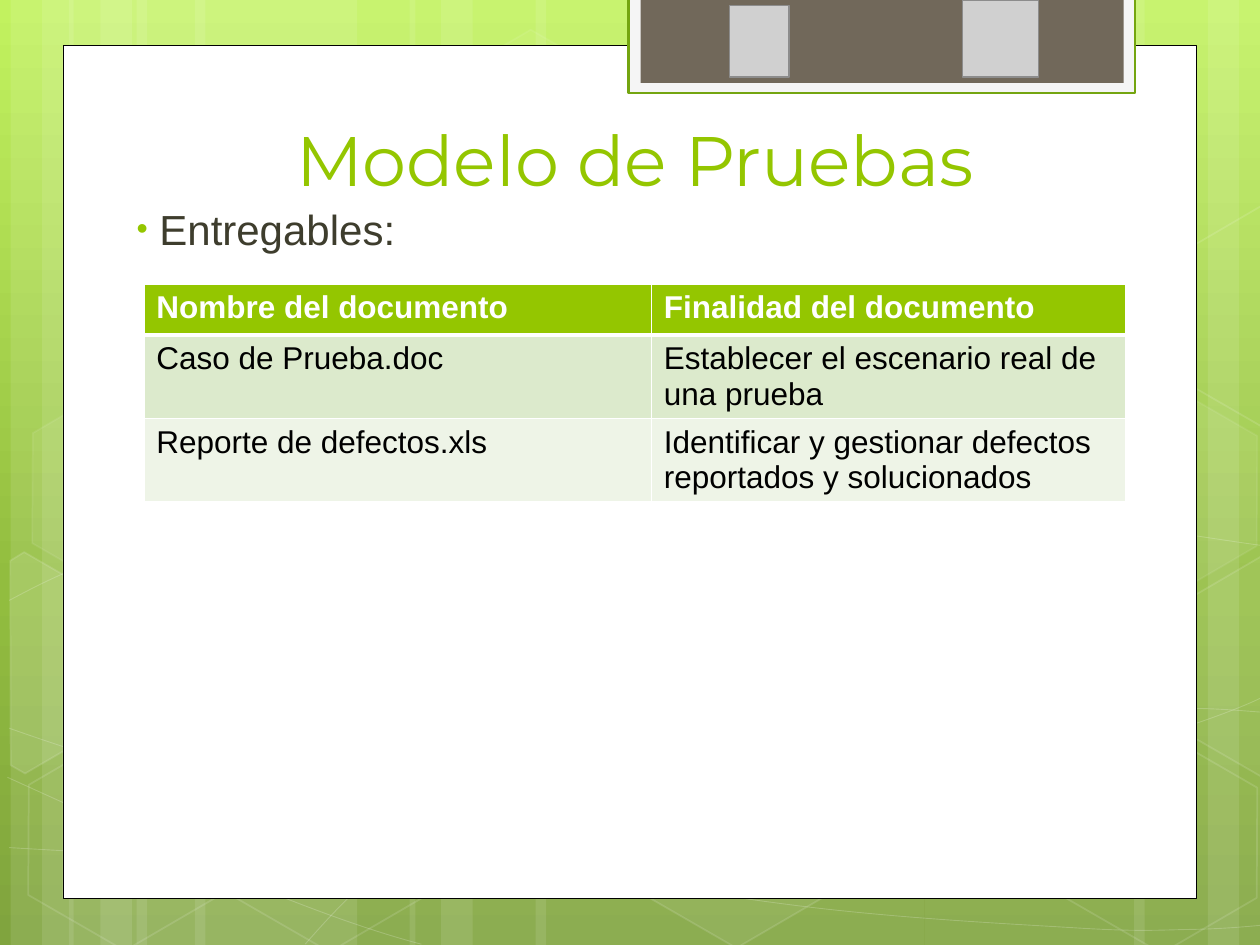
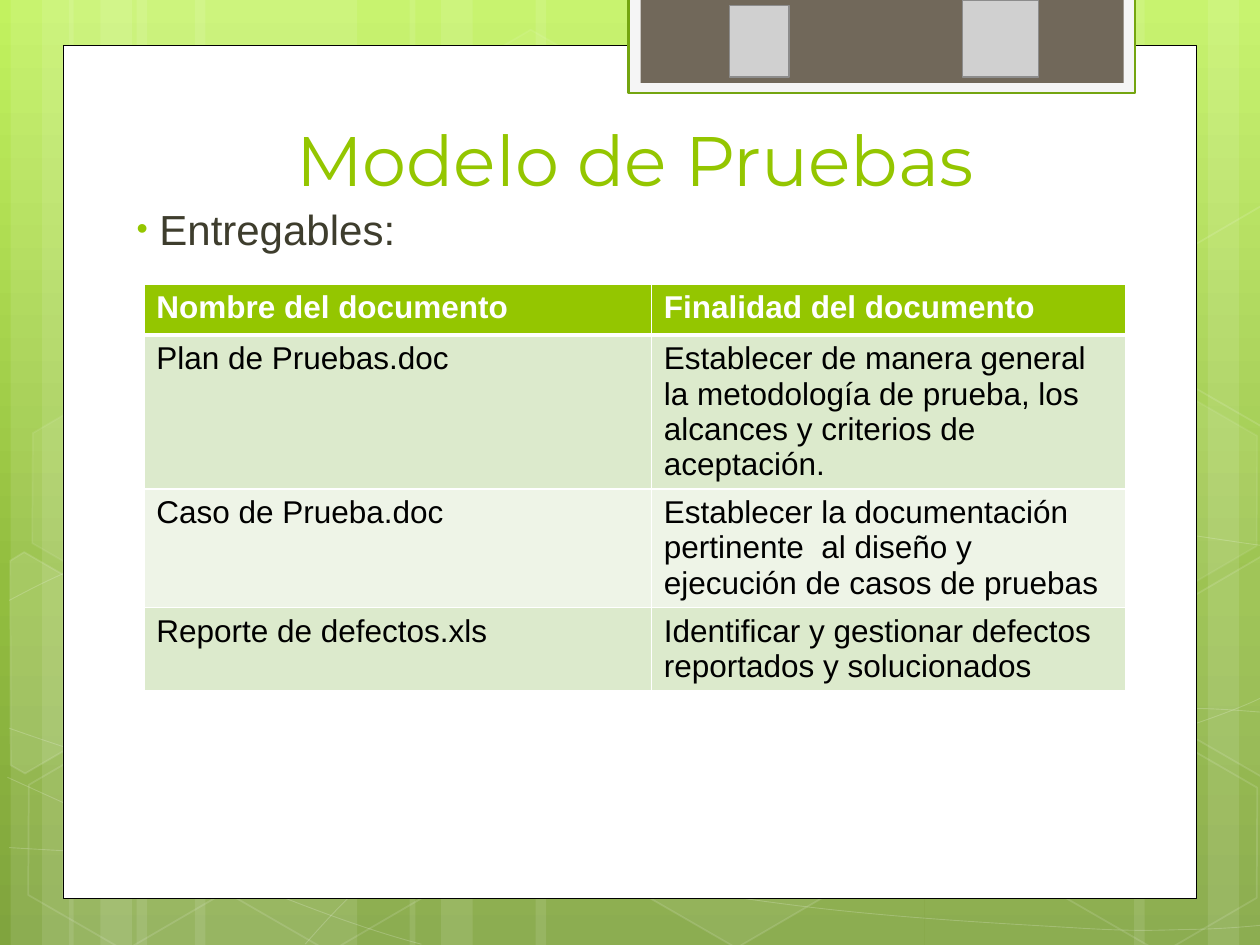
Before and after one commit to ptissera/habilitacion-profesional-2012-4k4, a slide deck: slide 26 of Documentacion/Proyecto/Iteracion3/Presentacion 3 - Modelos del Sistema.pptx. Drawn at 1260x945 pixels with LibreOffice and Linux fonts; fonts in the diff are those of the drawing; grey boxes stand for pictures. Boxes give left, top, right and bottom in pixels: in the first picture for what was removed or moved away, otherwise in the second. Text is boxed around its words. In the diff, an @@ line names an element or a change of style, - is before the commit and + after.

```diff
--- a/Documentacion/Proyecto/Iteracion3/Presentacion 3 - Modelos del Sistema.pptx
+++ b/Documentacion/Proyecto/Iteracion3/Presentacion 3 - Modelos del Sistema.pptx
@@ table at box(144, 284, 1126, 713) @@
-row 2: Caso de Prueba.doc | Establecer el escenario real de una prueba
+row 2: Plan de Pruebas.doc | Establecer de manera general la metodología de prueba, los alcances y criterios de aceptación.
+row 3: Caso de Prueba.doc | Establecer la documentación pertinente al diseño y ejecución de casos de pruebas
```
Also in this commit, not shown: 15 other slides changed, 4 slides added.
